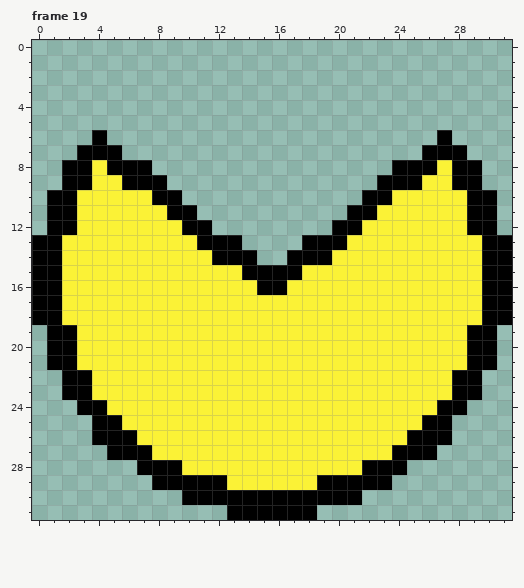
A pixel-art file gets an edit: static/aseprite/pacman.aseprite. The picture above was drawn from the file before the commit.
32x32 pixels, 29 frames. Shown: frame 19. The commit also changed other frames, which this record leaves out.
Once edited:
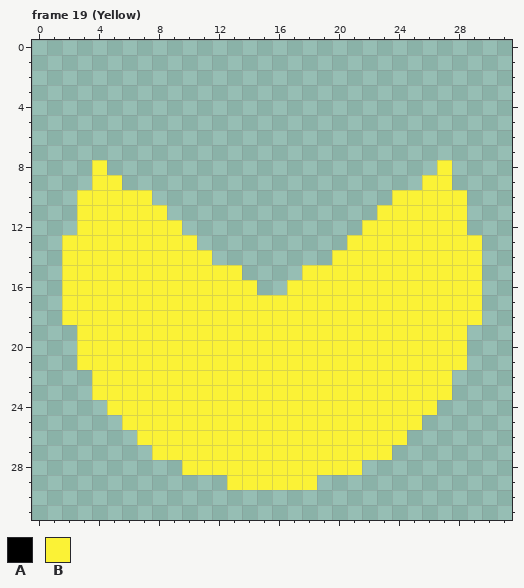
Palette (. is transparent): A #000000  B #fbf236
The edit:
layer "Outline" now hidden
Frame 19 (Yellow):
y 6: x 4 A -> .; x 27 A -> .
y 7: x 3..5 AAA -> ...; x 26..28 AAA -> ...
y 8: x 2..3 AA -> ..; x 5..7 AAA -> ...; x 24..26 AAA -> ...; x 28..29 AA -> ..
y 9: x 2..3 AA -> ..; x 6..8 AAA -> ...; x 23..25 AAA -> ...; x 28..29 AA -> ..
y 10: x 1..2 AA -> ..; x 8..9 AA -> ..; x 22..23 AA -> ..; x 29..30 AA -> ..
y 11: x 1..2 AA -> ..; x 9..10 AA -> ..; x 21..22 AA -> ..; x 29..30 AA -> ..
y 12: x 1..2 AA -> ..; x 10..11 AA -> ..; x 20..21 AA -> ..; x 29..30 AA -> ..
y 13: x 0..1 AA -> ..; x 11..13 AAA -> ...; x 18..20 AAA -> ...; x 30..31 AA -> ..
y 14: x 0..1 AA -> ..; x 12..14 AAA -> ...; x 17..19 AAA -> ...; x 30..31 AA -> ..
y 15: x 0..1 AA -> ..; x 14..17 AAAA -> ....; x 30..31 AA -> ..
y 16: x 0..1 AA -> ..; x 15..16 AA -> ..; x 30..31 AA -> ..
y 17..18: x 0..1 AA -> ..; x 30..31 AA -> ..
y 19..21: x 1..2 AA -> ..; x 29..30 AA -> ..
y 22..23: x 2..3 AA -> ..; x 28..29 AA -> ..
y 24: x 3..4 AA -> ..; x 27..28 AA -> ..
y 25: x 4..5 AA -> ..; x 26..27 AA -> ..
y 26: x 4..6 AAA -> ...; x 25..27 AAA -> ...
y 27: x 5..7 AAA -> ...; x 24..26 AAA -> ...
y 28: x 7..9 AAA -> ...; x 22..24 AAA -> ...
y 29: x 8..12 AAAAA -> .....; x 19..23 AAAAA -> .....
y 30: x 10..21 AAAAAAAAAAAA -> ............
y 31: x 13..18 AAAAAA -> ......
